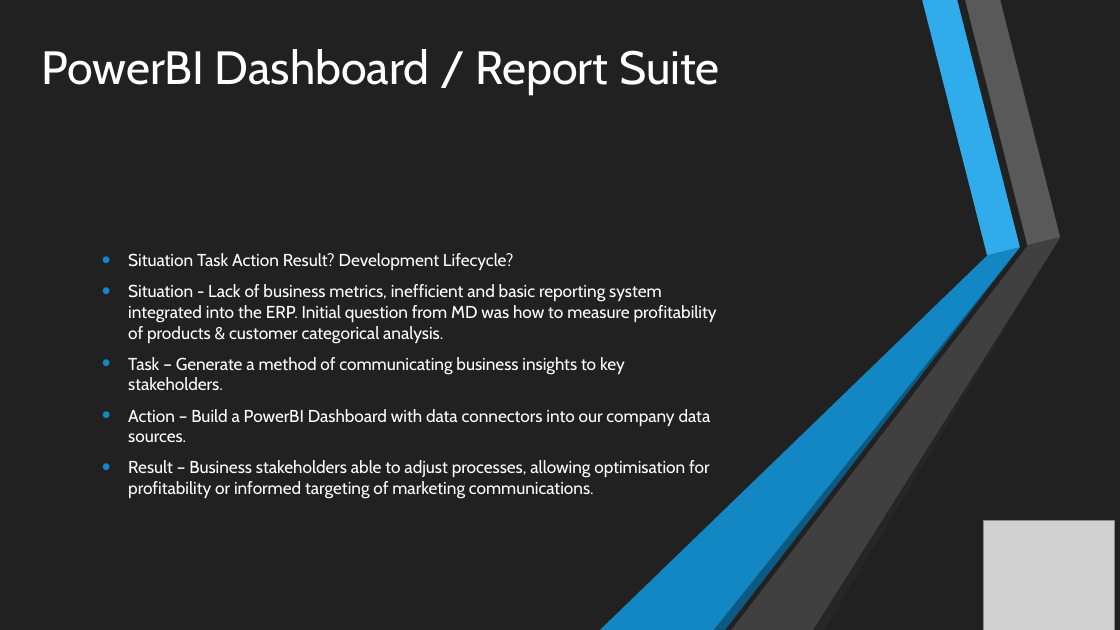
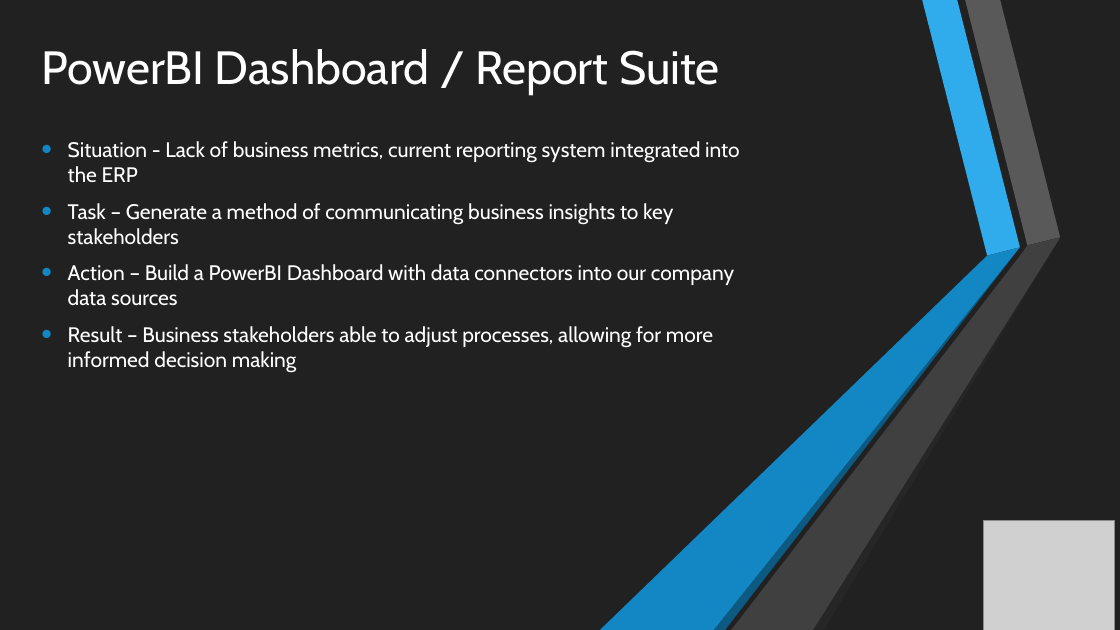
Before and after one commit to Alkrad94/JLR, a slide deck: slide 2 of JLR Interview Presentation.pptx. Drawn at 1120x630 pixels with LibreOffice and Linux fonts; fonts in the diff are those of the drawing; grey boxes stand for pictures. Boxes give left, top, right and bottom in pixels: in the first picture for what was removed or moved away, otherwise in the second. Text is boxed around its words. In the diff, an @@ line names an element or a change of style, - is before the commit and + after.

```diff
--- a/JLR Interview Presentation.pptx
+++ b/JLR Interview Presentation.pptx
@@ text at (68, 141, 740, 373): text changed; size 14.8 to 18 pt @@
-• Situation Task Action Result? Development Lifecycle?
-• Situation - Lack of business metrics, inefficient and basic reporting system integrated into the ERP. Initial question from MD was how to measure profitability of products & customer categorical analysis.
-• Task – Generate a method of communicating business insights to key stakeholders.
-• Action – Build a PowerBI Dashboard with data connectors into our company data sources.
-• Result – Business stakeholders able to adjust processes, allowing optimisation for profitability or informed targeting of marketing communications.
+• Situation - Lack of business metrics, current reporting system integrated into the ERP
+• Task – Generate a method of communicating business insights to key stakeholders
+• Action – Build a PowerBI Dashboard with data connectors into our company data sources
+• Result – Business stakeholders able to adjust processes, allowing for more informed decision making
```
Also in this commit, not shown: 3 other slides changed, 1 slide removed, 1 other file.
